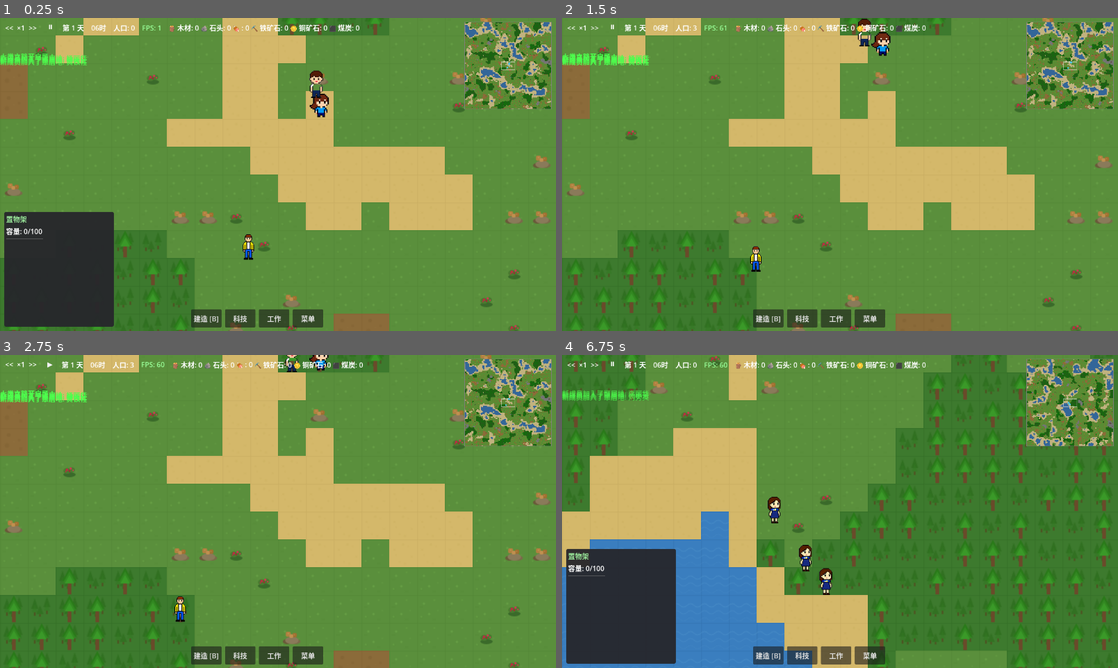
Above: before the commit, frames 1-4 (two rows, left to right).
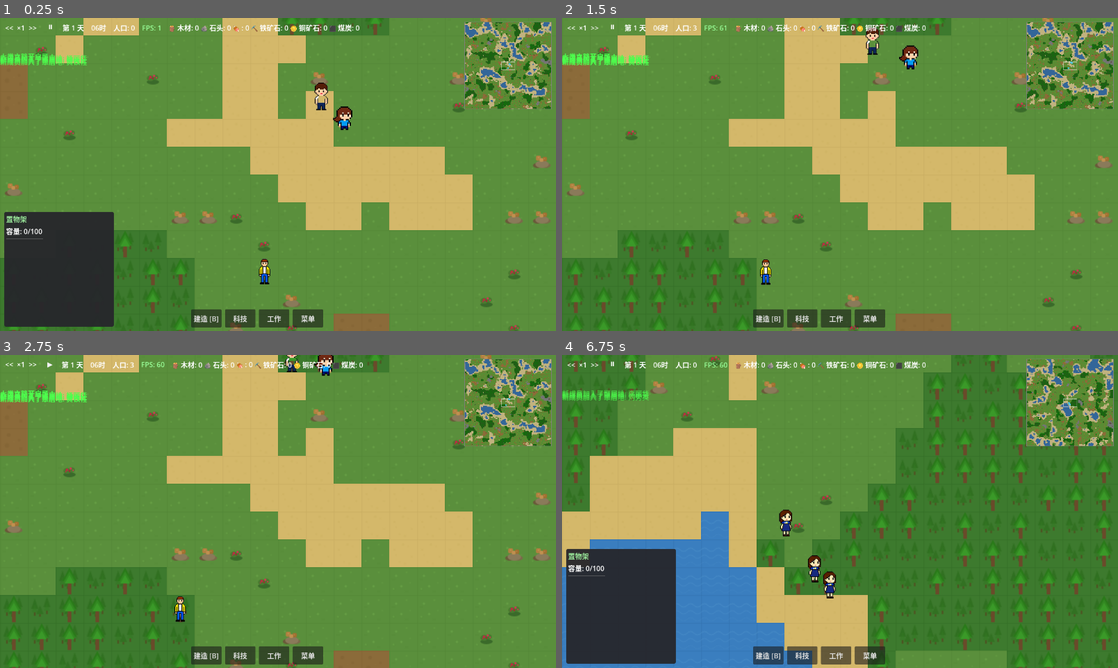
Above: after the commit, the same moments.

Repository: ZhanXuzhao/the-path-of-humanity
Game: Godot game, scene res://scenes/game.tscn
The game is run twice, just before and just after one commit, with the same random seed, the same clock (stepped at 60 frames per second) and the same inputs.
Inputs:
- Up to frame 1 (0.25 s): no input
- Up to frame 2 (1.5 s): click "<<" at 0.5 s; click ">>" at 1.25 s
- Up to frame 3 (2.75 s): click "⏸" at 2 s
- Up to frame 4 (6.75 s): click "▶" at 2.75 s; click "建造 [B]" at 3.5 s; click "科技" at 4.25 s; click "工作" at 5 s; click "菜单" at 5.75 s; click "新建游戏" at 6.5 s

The runs differ from the first frame. In frame 1, 0.8% of the frame differs, in the area x 43-92%, y 14-86%; in frame 2, 0.9%, in the area x 33-92%, y 0-86%; in frame 3, 0.2%; in frame 4, 0.9%.

Commit message:
fix: 新游戏时先搜索可行走位置再生成定居者，避免初始化在水上

Diff:
--- a/scripts/core/game.gd
+++ b/scripts/core/game.gd
@@ -142,20 +142,43 @@
 func _spawn_initial_settlers():
 	# 创建3个初始定居者
 	var work_manager = get_node_or_null("/root/WorkManager")
-	# 世界中心像素坐标
-	var world_center = Vector2(
-		world.WORLD_CHUNKS_X * world.CHUNK_SIZE * world.tile_size / 2.0,
-		world.WORLD_CHUNKS_Y * world.CHUNK_SIZE * world.tile_size / 2.0
+
+	# 世界中心网格坐标
+	var center_grid = Vector2i(
+		world.WORLD_CHUNKS_X * world.CHUNK_SIZE / 2,
+		world.WORLD_CHUNKS_Y * world.CHUNK_SIZE / 2
 	)
+
+	# 寻找中心附近最近的可行走格子（避免定居者生成在水上）
+	var spawn_center_grid = _find_walkable_near(center_grid, 20)
+
+	# 可行走中心像素坐标
+	var spawn_center = Vector2(
+		spawn_center_grid.x * world.tile_size + world.tile_size / 2.0,
+		spawn_center_grid.y * world.tile_size + world.tile_size / 2.0
+	)
+
 	for i in 3:
 		var settler = Settler.new()
-		settler.position = world_center + Vector2(randf_range(-100, 100), randf_range(-100, 100))
+		settler.position = spawn_center + Vector2(randf_range(-100, 100), randf_range(-100, 100))
 		add_child(settler)
 		settlers.append(settler)
 		if work_manager:
 			work_manager.init_settler(settler.settler_id)
 		_gm.show_notification("新成员加入了聚居地: %s" % settler.settler_name,
 			3)
+
+func _find_walkable_near(from_grid: Vector2i, max_radius: int) -> Vector2i:
+	"""从 from_grid 开始螺旋搜索，返回半径 max_radius 内第一个可行走网格"""
+	for radius in range(max_radius + 1):
+		for dx in range(-radius, radius + 1):
+			for dy in range(-radius, radius + 1):
+				if abs(dx) != radius and abs(dy) != radius:
+					continue
+				var check = from_grid + Vector2i(dx, dy)
+				if world.is_walkable(check):
+					return check
+	return from_grid  # 兜底：返回原坐标（虽然不太可能，但防止死循环）
 
 # -------- 建造模式 --------
 func enter_build_mode(building_id: String):
